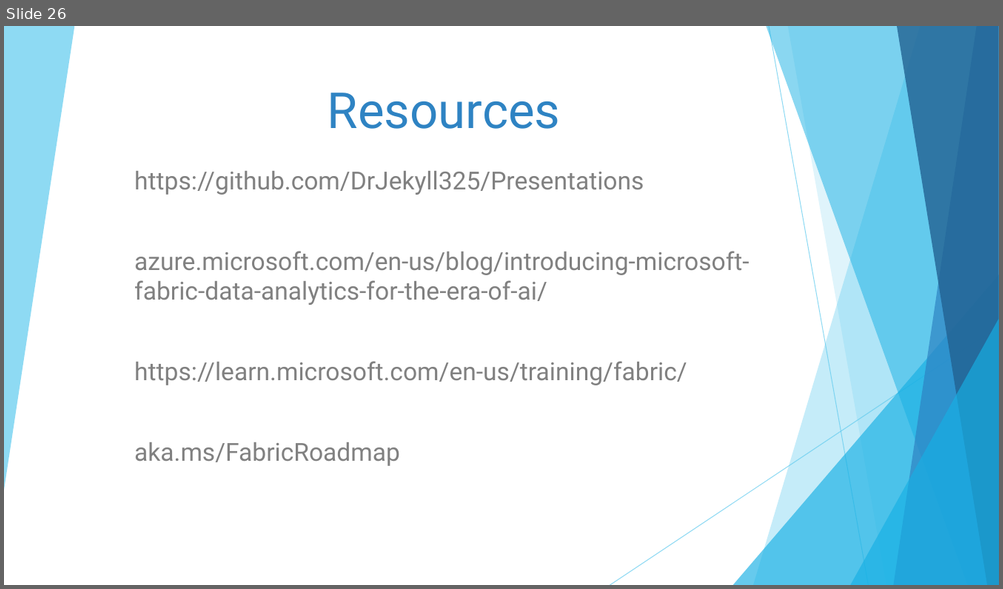
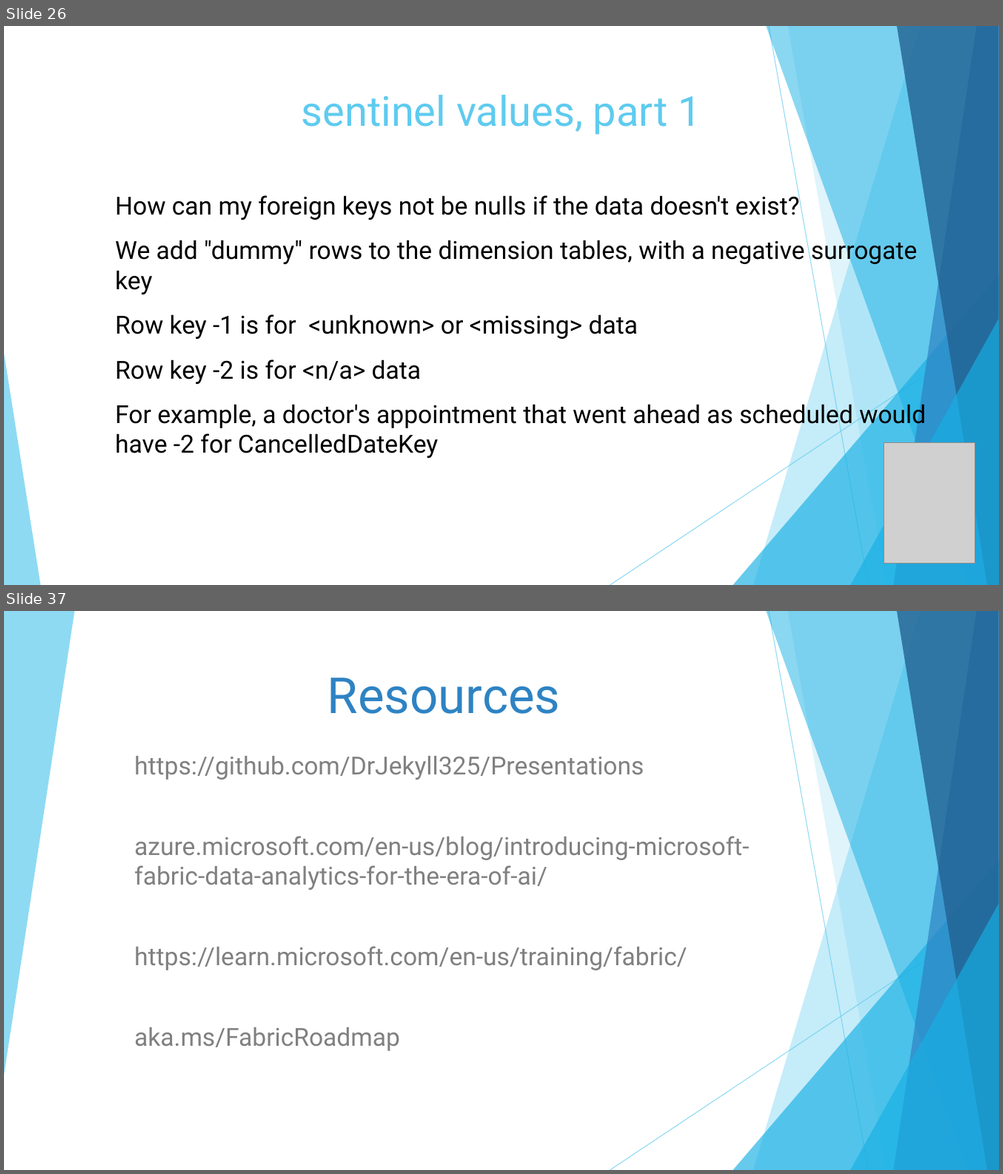
Before and after one commit to DrJekyll325/Presentations, a slide deck: General Data Warehousing/20260627 - SQL Saturday Austin - A Gentle (Re-) Introduction to Dimensional Modeling.pptx. Shown one above the other, each under a label of ours: slide 26 before the commit, slides 26 and 37 after it; the slides between them are not shown. The pictures are 1003x589 and 1003x1174 pixels, drawn with LibreOffice and Linux fonts; fonts in the diff are those of the drawing; grey boxes stand for pictures. Boxes give left, top, right and bottom in pixels: in the first picture for what was removed or moved away, otherwise in the second. Text is boxed around its words. In the diff, an @@ line names an element or a change of style, - is before the commit and + after.

```diff
--- a/General Data Warehousing/20260627 - SQL Saturday Austin - A Gentle (Re-) Introduction to Dimensional Modeling.pptx
+++ b/General Data Warehousing/20260627 - SQL Saturday Austin - A Gentle (Re-) Introduction to Dimensional Modeling.pptx
@@ slide 26 added at [4, 26, 999, 585], background #FFFFFF; not listed: 9 template elements that a slide beside it also shows @@
@@ title added at [301, 95, 700, 135], 40 pt, text #5FCBEF @@
+sentinel values, part 1
@@ text added at [115, 192, 925, 458], 24 pt, text #000000 @@
+How can my foreign keys not be nulls if the data doesn't exist?
+We add "dummy" rows to the dimension tables, with a negative surrogate key
+Row key -1 is for <unknown> or <missing> data
+Row key -2 is for <n/a> data
+For example, a doctor's appointment that went ahead as scheduled would have -2 for CancelledDateKey
@@ triangle added at [4, 354, 40, 585], fill #5FCBEF at 70% opacity @@
@@ picture added at [884, 444, 976, 565] @@
@@ what was slide 26 is now slide 37 @@
```
Also in this commit, not shown: 1 slide changed, 33 other slides added, 23 slides removed, 1 other file.
